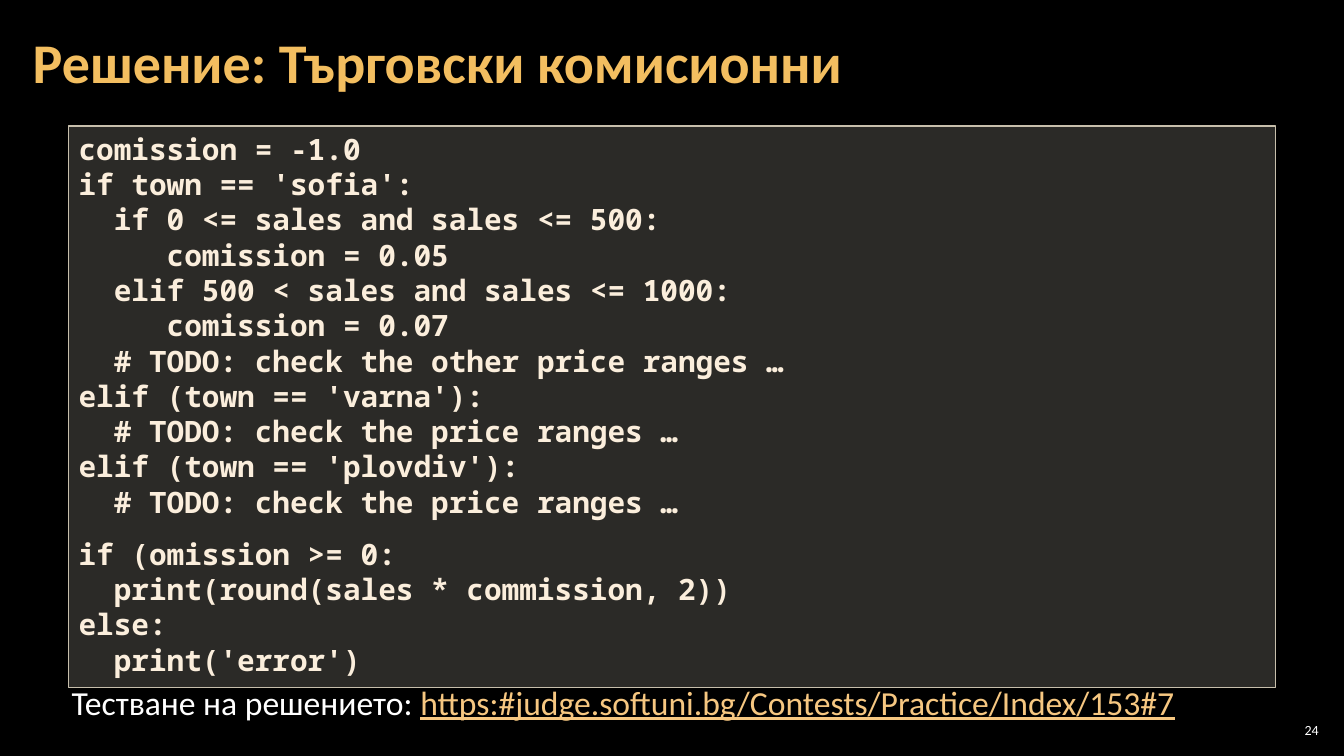
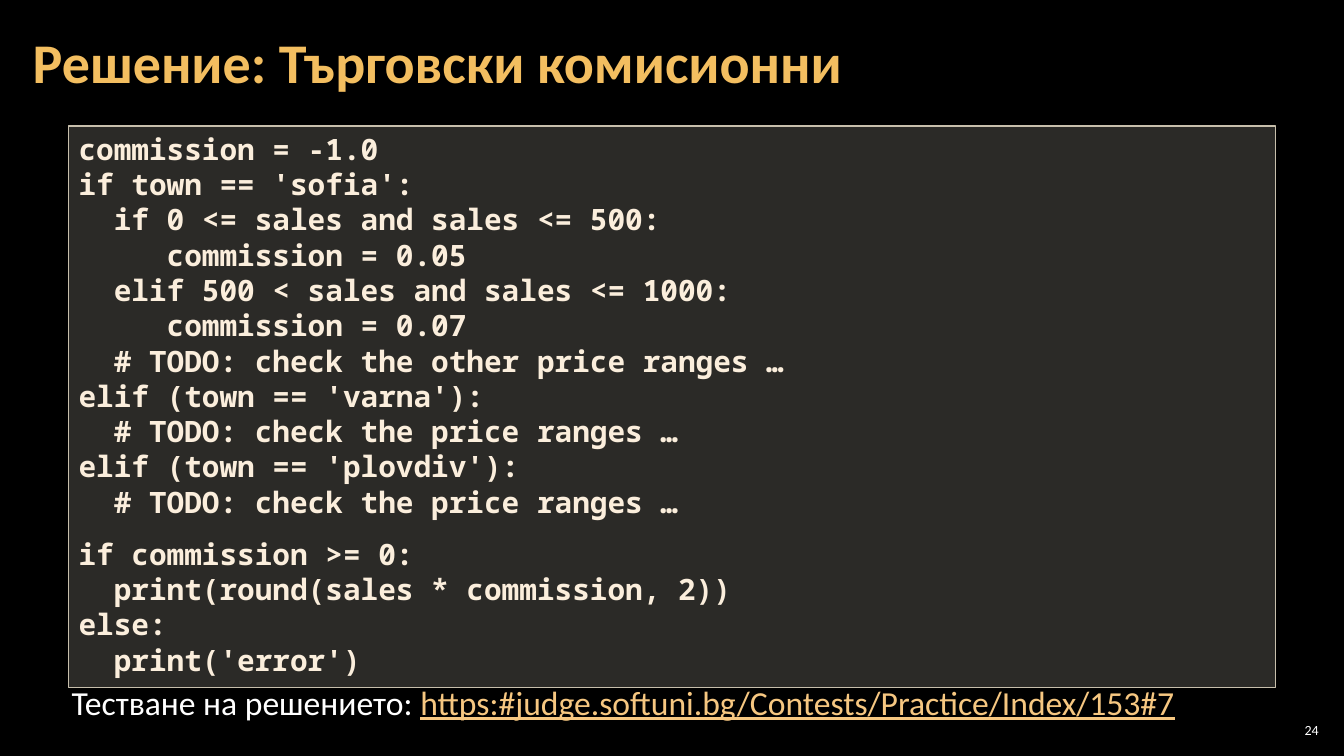
Before and after one commit to Software-University/Python-Basics, a slide deck: slide 24 of 4. Complex-Conditions/4. Complex-Conditions.pptx. Drawn at 1344x756 pixels with LibreOffice and Linux fonts; fonts in the diff are those of the drawing; background and template pictures are left out. Boxes give left, top, right and bottom in pixels: in the first picture for what was removed or moved away, otherwise in the second. Text is boxed around its words. In the diff, an @@ line names an element or a change of style, - is before the commit and + after.

```diff
--- a/4. Complex-Conditions/4. Complex-Conditions.pptx
+++ b/4. Complex-Conditions/4. Complex-Conditions.pptx
@@ text in rectangle at [79, 137, 379, 161]: text changed @@
-comission = -1.0
+commission = -1.0
@@ text in rectangle at [167, 243, 467, 267]: text changed @@
-comission = 0.05
+commission = 0.05
@@ text in rectangle at [167, 313, 467, 337]: text changed @@
-comission = 0.07
+commission = 0.07
@@ text in rectangle at [79, 542, 413, 566]: text changed @@
-if (omission >= 0:
+if commission >= 0:
```
Also in this commit, not shown: 1 other slide changed, 22 other files.
